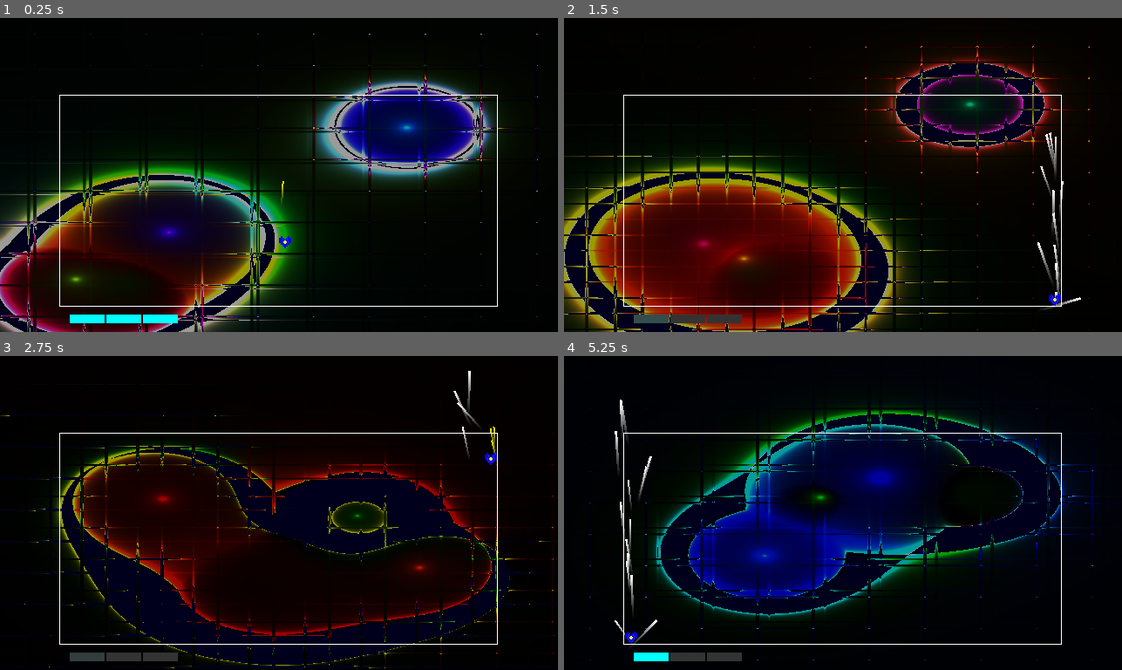
Above: before the commit, frames 1-4 (two rows, left to right).
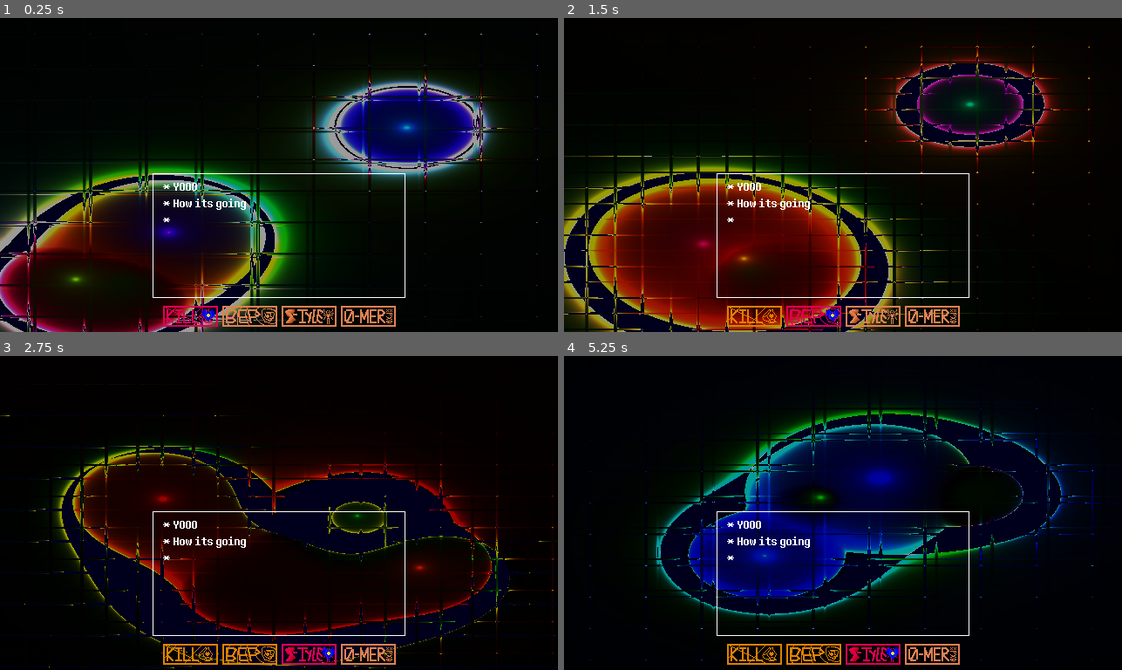
Above: after the commit, the same moments.

Repository: officialErnests/Underkill
Game: Godot game, scene res://Scenes/FIGHT.tscn
Two runs of this game, one before a commit and one after it. Both use one fixed random seed, a clock stepped at 60 frames per second and the inputs below.
Inputs:
- Up to frame 1 (0.25 s): no input
- Up to frame 2 (1.5 s): hold D (Right) 0.53-1.28 s; hold Ctrl (Slide) 0.53-1.28 s; tap Shift (Dash) at 0.6 s; tap Space (Jump) at 0.77, 1.07 s; hold S (Down) from 1.28 s (still down); tap Ctrl (Slide) at 1.35 s
- Up to frame 3 (2.75 s): tap Space (Jump) at 1.52, 1.55, 1.82, 2.1 s; release S (Down) at 2.03 s; hold D (Right) from 2.03 s (still down); tap Shift (Dash) at 2.3 s
- Up to frame 4 (5.25 s): release D (Right) at 2.78 s; hold W (Up) 2.78-3.53 s; tap Shift (Dash) at 2.85, 4.35 s; tap Space (Jump) at 3.02, 3.32, 3.77, 3.8, 4.07, 4.52, 4.82 s; tap Ctrl (Slide) at 3.05 s; hold Ctrl (Slide) 3.53-4.28 s; hold A (Left) 3.53-5.03 s; hold S (Down) from 5.03 s (still down); hold Ctrl (Slide) from 5.03 s (still down)

The runs differ from the first frame. In frame 1, 3.0% of the frame differs, in the area x 10-90%, y 24-99%; in frame 2, 3.5%; in frame 3, 3.2%; in frame 4, 3.5%, in the area x 9-90%, y 13-99%.
Error after the commit: Invalid assignment of property or key 'Text' with value of type 'String' on a base object of type 'Label'. (res://Scenes/FightManager.gd:47)

Commit message:
Created some menu souce

Diff:
--- a/Assets/Cages/Cage.gd
+++ b/Assets/Cages/Cage.gd
@@ -6,6 +6,12 @@
 const lineSize = 1
 
 func _ready() -> void:
+	SizeChange()
+
+func _process(_delta: float) -> void:
+	SizeChange()
+
+func SizeChange() -> void:
 	$Line2D.points[0] = Vector2(CagePosition.x - CageSize.x/2 - lineSize, CagePosition.y - CageSize.y/2 - lineSize)
 	$Line2D.points[1] = Vector2(CagePosition.x + CageSize.x/2 + lineSize, CagePosition.y - CageSize.y/2 - lineSize)
 	$Line2D.points[2] = Vector2(CagePosition.x + CageSize.x/2 + lineSize, CagePosition.y + CageSize.y/2 + lineSize)
@@ -18,6 +24,3 @@
 	$Left/CS.shape.b = Vector2(0, CageSize.y)
 	$Top/CS.shape.b = Vector2(CageSize.x, 0)
 	$Bottom/CS.shape.b = Vector2(CageSize.x, 0)
-	#$Line2D.points[1] = $Left.position
-	#$Line2D.points[2] = $Top.position
-	#$Line2D.points[3] = $Bottom.position
--- a/Assets/Cages/cage.tscn
+++ b/Assets/Cages/cage.tscn
@@ -34,36 +34,6 @@
 
 [node name="Bottom" type="AnimatableBody2D" parent="."]
 
-[node name="Control" type="Control" parent="Bottom"]
-layout_mode = 3
-anchors_preset = 0
-offset_right = 640.0
-offset_bottom = 360.0
-
-[node name="Dash1" type="ColorRect" parent="Bottom/Control"]
-layout_mode = 0
-offset_left = 10.0
-offset_top = 10.0
-offset_right = 50.0
-offset_bottom = 20.0
-color = Color(0, 1, 1, 1)
-
-[node name="Dash2" type="ColorRect" parent="Bottom/Control"]
-layout_mode = 0
-offset_left = 52.0
-offset_top = 10.0
-offset_right = 92.0
-offset_bottom = 20.0
-color = Color(0, 1, 1, 1)
-
-[node name="Dash3" type="ColorRect" parent="Bottom/Control"]
-layout_mode = 0
-offset_left = 94.0
-offset_top = 10.0
-offset_right = 134.0
-offset_bottom = 20.0
-color = Color(0, 1, 1, 1)
-
 [node name="CS" type="CollisionShape2D" parent="Bottom"]
 shape = SubResource("SegmentShape2D_ssx45")
 
--- /dev/null
+++ b/Assets/Charecters/Enemies/Enemies.json
@@ -0,0 +1,17 @@
+{
+    "Filfth" : {
+        "Health" : 0.5,
+        "Damage" : 1.5,
+        "Sprite" : null,
+        "Intro" : [
+            "|| jumps in!"
+        ],
+        "Interactions" : {
+            "Check" : [
+                "|| - ATK ||Damage HP ||Health",
+                "Seems hungry, hungry boi",
+                "|| - \"RAGHhhh...\""
+            ]
+        }
+    }
+}
--- a/Scenes/FIGHT.tscn
+++ b/Scenes/FIGHT.tscn
@@ -1,13 +1,20 @@
-[gd_scene load_steps=5 format=3 uid="uid://duumy4wts4l7d"]
+[gd_scene load_steps=11 format=3 uid="uid://duumy4wts4l7d"]
 
+[ext_resource type="Script" uid="uid://ciibd7fewfxj6" path="res://Scenes/FightManager.gd" id="1_25nby"]
 [ext_resource type="Shader" uid="uid://cppw8snjx3sqy" path="res://Shaders/BG.gdshader" id="2_ksuxo"]
 [ext_resource type="PackedScene" uid="uid://hh88t1tvx72q" path="res://Assets/Charecters/Player/Player.tscn" id="2_yp62b"]
+[ext_resource type="Texture2D" uid="uid://dlsx4nye2kxik" path="res://Assets/Charecters/Player/KILL.png" id="3_cxacv"]
 [ext_resource type="PackedScene" uid="uid://dgx6315w71rys" path="res://Assets/Cages/cage.tscn" id="3_yp62b"]
+[ext_resource type="Texture2D" uid="uid://dxtvh54vkcc0f" path="res://Assets/Charecters/Player/Bep.png" id="4_koqdt"]
+[ext_resource type="Texture2D" uid="uid://dnnq3xult5jwp" path="res://Assets/Charecters/Player/Style.png" id="5_8ri3v"]
+[ext_resource type="Texture2D" uid="uid://ban6gioa6b7ei" path="res://Assets/Charecters/Player/NOMERCY.png" id="6_3gfpi"]
+[ext_resource type="FontFile" uid="uid://cy7d8kual1clx" path="res://Fonts/8bitoperator_jve.ttf" id="7_koqdt"]
 
 [sub_resource type="ShaderMaterial" id="ShaderMaterial_ksuxo"]
 shader = ExtResource("2_ksuxo")
 
 [node name="Fight" type="Node2D"]
+script = ExtResource("1_25nby")
 
 [node name="Camera2D" type="Camera2D" parent="."]
 
@@ -60,12 +67,99 @@
 pivot_offset = Vector2(0.5, 0.5)
 color = Color(0, 0, 0, 0.392157)
 
+[node name="Control" type="Control" parent="Camera2D"]
+layout_mode = 3
+anchors_preset = 0
+offset_right = 640.0
+offset_bottom = 360.0
+
+[node name="Control" type="Control" parent="Camera2D/Control"]
+visible = false
+layout_mode = 1
+anchors_preset = 0
+
+[node name="Dash1" type="ColorRect" parent="Camera2D/Control/Control"]
+layout_mode = 0
+offset_left = 10.0
+offset_top = 10.0
+offset_right = 50.0
+offset_bottom = 20.0
+color = Color(0, 1, 1, 1)
+
+[node name="Dash2" type="ColorRect" parent="Camera2D/Control/Control"]
+layout_mode = 0
+offset_left = 52.0
+offset_top = 10.0
+offset_right = 92.0
+offset_bottom = 20.0
+color = Color(0, 1, 1, 1)
+
+[node name="Dash3" type="ColorRect" parent="Camera2D/Control/Control"]
+layout_mode = 0
+offset_left = 94.0
+offset_top = 10.0
+offset_right = 134.0
+offset_bottom = 20.0
+color = Color(0, 1, 1, 1)
+
+[node name="Control2" type="Control" parent="Camera2D/Control"]
+layout_mode = 1
+anchors_preset = 0
+offset_left = 10.0
+offset_top = 10.0
+offset_right = 10.0
+offset_bottom = 10.0
+
+[node name="Kill" type="TextureRect" parent="Camera2D/Control/Control2"]
+texture_filter = 1
+layout_mode = 0
+offset_right = 40.0
+offset_bottom = 40.0
+texture = ExtResource("3_cxacv")
+stretch_mode = 2
+
+[node name="Bep" type="TextureRect" parent="Camera2D/Control/Control2"]
+texture_filter = 1
+layout_mode = 0
+offset_left = 68.0
+offset_right = 131.0
+offset_bottom = 40.0
+texture = ExtResource("4_koqdt")
+stretch_mode = 2
+
+[node name="Style" type="TextureRect" parent="Camera2D/Control/Control2"]
+texture_filter = 1
+layout_mode = 0
+offset_left = 136.0
+offset_right = 199.0
+offset_bottom = 40.0
+texture = ExtResource("5_8ri3v")
+stretch_mode = 2
+
+[node name="Nomercy" type="TextureRect" parent="Camera2D/Control/Control2"]
+texture_filter = 1
+layout_mode = 0
+offset_left = 204.0
+offset_right = 267.0
+offset_bottom = 40.0
+texture = ExtResource("6_3gfpi")
+stretch_mode = 2
+
+[node name="Text" type="Label" parent="Camera2D"]
+texture_filter = 1
+offset_right = 640.0
+offset_bottom = 360.0
+theme_override_fonts/font = ExtResource("7_koqdt")
+text = "* YOOO
+* How its going
+*"
+
 [node name="CharacterBody2D" parent="." node_paths=PackedStringArray("StageGui") instance=ExtResource("2_yp62b")]
 position = Vector2(0, 50)
-StageGui = NodePath("../Cage/Bottom/Control")
+StageGui = NodePath("../Camera2D/Control")
 
 [node name="Cage" parent="." instance=ExtResource("3_yp62b")]
-CagePosition = Vector2(0, 30)
-CageSize = Vector2(500, 240)
+CagePosition = Vector2(0, 70)
+CageSize = Vector2(287, 140)
 
 [editable path="Cage"]
--- /dev/null
+++ b/Scenes/FightManager.gd
@@ -0,0 +1,113 @@
+extends Node2D
+
+var enemies_json_path = "res://Assets//Charecters//Enemies//Enemies.json"
+
+var enemies_json: Dictionary = {}
+
+var mainControl : Control
+var label : Label
+var cage : Node2D
+var player : CharacterBody2D
+
+enum StageSets {
+	ENEMY_ATTACK,
+	PLAYER_ATTACK,
+	PLAYER_MENU
+}
+
+var DEFAULT_CAGE = [Vector2(0,70),Vector2(287,140)]
+var StageSet = StageSets.PLAYER_MENU
+var LockedIn = false
+
+var OFFSETS = {
+	"Kill" = Vector2(63,20),
+	"Bep" = Vector2(132,20),
+	"SSStyle" = Vector2(200,20),
+	"NOMERCY" = Vector2(224,20)
+}
+
+enum PlayerPos {
+	Kill,
+	Bep,
+	SSStyle,
+	Nomercy
+}
+
+var PlayerSel = PlayerPos.Kill
+
+func _ready() -> void:
+	UnJsonify()
+	print(enemies_json["Filfth"]["Health"])
+
+	mainControl = $Camera2D/Control
+	cage = $Cage
+	label = $Camera2D/Text
+	player = $CharacterBody2D
+
+	label.Text = ""
+
+	cage.CagePosition = DEFAULT_CAGE[0]
+	cage.CageSize = DEFAULT_CAGE[1]
+
+func UnJsonify() -> Dictionary:
+	var file = FileAccess.open(enemies_json_path, FileAccess.READ)
+	var json = file.get_as_text()
+	var jsonObj = JSON.new()
+	jsonObj.parse(json)
+	enemies_json = jsonObj.data
+	return enemies_json
+
+func get_input(_delta) -> void:
+	if not LockedIn:
+		match PlayerSel:
+			PlayerPos.Kill:
+				player.MenuPos = mainControl.position + OFFSETS["Kill"]
+				mainControl.get_child(1).get_child(PlayerSel as int).modulate = Color(1,0,1)
+				if Input.is_action_just_pressed("Left"):
+					mainControl.get_child(1).get_child(PlayerSel as int).modulate = Color(1,1,0)
+					PlayerSel = 3 as PlayerPos
+				if Input.is_action_just_pressed("Right"):
+					mainControl.get_child(1).get_child(PlayerSel as int).modulate = Color(1,1,0)
+					PlayerSel = PlayerSel + 1 as PlayerPos
+			PlayerPos.Bep:
+				player.MenuPos = mainControl.position + OFFSETS["Bep"]
+				mainControl.get_child(1).get_child(PlayerSel as int).modulate = Color(1,0,1)
+				if Input.is_action_just_pressed("Left"):
+					mainControl.get_child(1).get_child(PlayerSel as int).modulate = Color(1,1,0)
+					PlayerSel = PlayerSel - 1 as PlayerPos
+				if Input.is_action_just_pressed("Right"):
+					mainControl.get_child(1).get_child(PlayerSel as int).modulate = Color(1,1,0)
+					PlayerSel = PlayerSel + 1 as PlayerPos
+			PlayerPos.SSStyle:
+				player.MenuPos = mainControl.position + OFFSETS["SSStyle"]
+				mainControl.get_child(1).get_child(PlayerSel as int).modulate = Color(1,0,1)
+				if Input.is_action_just_pressed("Left"):
+					mainControl.get_child(1).get_child(PlayerSel as int).modulate = Color(1,1,0)
+					PlayerSel = PlayerSel - 1 as PlayerPos
+				if Input.is_action_just_pressed("Right"):
+					mainControl.get_child(1).get_child(PlayerSel as int).modulate = Color(1,1,0)
+					PlayerSel = PlayerSel + 1 as PlayerPos
+			PlayerPos.Nomercy:
+				player.MenuPos = mainControl.position + OFFSETS["NOMERCY"]
+				mainControl.get_child(1).get_child(PlayerSel as int).modulate = Color(1,0,1)
+				if Input.is_action_just_pressed("Left"):
+					mainControl.get_child(1).get_child(PlayerSel as int).modulate = Color(1,1,0)
+					PlayerSel = PlayerSel - 1 as PlayerPos
+				if Input.is_action_just_pressed("Right"):
+					mainControl.get_child(1).get_child(PlayerSel as int).modulate = Color(1,1,0)
+					PlayerSel = PlayerSel + 1 as PlayerPos
+			_:
+				PlayerSel = PlayerPos.Kill
+	if not LockedIn:
+		if Input.is_action_just_pressed("Up"):
+			LockedIn = true
+			player.MenuPos += Vector2(0,-10)
+			mainControl.get_child(1).get_child(PlayerSel as int).modulate = Color(0,0,1)
+	if LockedIn and Input.is_action_just_pressed("Down"):
+		LockedIn = false
+
+func _physics_process(delta):
+	if StageSet == StageSets.PLAYER_MENU:
+		get_input(delta)
+	mainControl.position = cage.CagePosition - cage.CageSize / 2 * Vector2(1,-1)
+	label.position = cage.CagePosition - cage.CageSize / 2 + Vector2(10,5)
--- a/Scenes/SoulsMovement.gd
+++ b/Scenes/SoulsMovement.gd
@@ -1,4 +1,5 @@
 extends CharacterBody2D
+
 
 var walljumps = 3
 
@@ -27,6 +28,8 @@
 var Invincible = false
 
 @export var StageGui: Control
+@export var PlayerDoge: bool
+@export var MenuPos: Vector2
 
 #betterStates
 enum EnumPlayerStates {AIR,GROUND,WALL}
@@ -199,20 +202,20 @@
 
 	if energy < 3:
 		energy += delta / 10 * 0.7
-		StageGui.get_node("Dash3").color = Color(0.2,max(energy-2,0.4)/2,max(energy-2,0.4)/2)
+		StageGui.get_node("Control").get_node("Dash3").color = Color(0.2,max(energy-2,0.4)/2,max(energy-2,0.4)/2)
 		if energy < 2:
-			StageGui.get_node("Dash2").color = Color(0.2,max(energy-1,0.4)/2,max(energy-1,0.4)/2)
-		else:
-			StageGui.get_node("Dash2").color = Color(0,1,1)
+			StageGui.get_node("Control").get_node("Dash2").color = Color(0.2,max(energy-1,0.4)/2,max(energy-1,0.4)/2)
+		else:
+			StageGui.get_node("Control").get_node("Dash2").color = Color(0,1,1)
 		if energy < 1:
-			StageGui.get_node("Dash1").color = Color(0.2,max(energy-0,0.4)/2,max(energy-0,0.4)/2)
-		else:
-			StageGui.get_node("Dash1").color = Color(0,1,1)
+			StageGui.get_node("Control").get_node("Dash1").color = Color(0.2,max(energy-0,0.4)/2,max(energy-0,0.4)/2)
+		else:
+			StageGui.get_node("Control").get_node("Dash1").color = Color(0,1,1)
 	else:
 		energy = 3
-		StageGui.get_node("Dash1").color = Color(0,1,1)
-		StageGui.get_node("Dash2").color = Color(0,1,1)
-		StageGui.get_node("Dash3").color = Color(0,1,1)
+		StageGui.get_node("Control").get_node("Dash1").color = Color(0,1,1)
+		StageGui.get_node("Control").get_node("Dash2").color = Color(0,1,1)
+		StageGui.get_node("Control").get_node("Dash3").color = Color(0,1,1)
 
 
 	if is_on_floor():
@@ -336,81 +339,14 @@
 	else:
 		$Slide.emitting = false
 
-	if true:
-		return
-
-	if Input.is_action_pressed("Slide"):
-		Sliding = true
-	else:
-		Sliding = false
-
-	if Sliding:
-		if Airborne:
-			$Slide.emitting = true
-			CanMove = false
-			$CollisionPolygon2D.scale.y = 1
-		else:
-			$Slide.emitting = true
-			CanMove = false
-			$CollisionPolygon2D.scale.y = 1
-
-
-	if Dashing:
-		if dashingTime > 0:
-			dashingTime -= delta/10
-			$CollisionPolygon2D.scale.y = 1
-			velocity = Vector2(DASH_SPEED * lastDirection,0)
-			Invincible = true
-
-	if GroundSlam:
-		if Dashing:
-			# GroundSlam = false
-			JumpStorage = false
-			groundDistance = 0
-
-	if Airborne:
-		pass
-	else:
-		wallSlideSpeed = 0.1
+func _physics_process(delta):
+	if PlayerDoge:
+		get_input(delta)
+		move_and_slide()
+	else:
+		PlrMovement = EnumPlrMovement.AIRBORNE
+		CurentPlayersState = EnumPlayerStates.AIR
 		$Slide.emitting = false
-		walljumps = 3
-
-		if Input.is_action_just_pressed("Jump"):
-			velocity.y = -JUMP_HEIGHT
-			#JumpStorage
-			if Time.get_ticks_msec() - timeSinceLastGroundpund < 200:
-				velocity.y -= groundDistance * 100
-
-	if GroundSlam:
-		if not JumpStorage:
-			CanMove = false
-			velocity.y = GROUNDSLAM_SPEED
-		if JumpStorage:
-			groundDistance = 4
-		else:
-			groundDistance += delta
-			groundDistance = min(groundDistance, 4)
-
-	#wallthingies
-	if OnWall and Airborne:
-		#walljump
-			#JumpStorage
-		if GroundSlam:
-			JumpStorage = true
-		else:
-			#when going down a wall
-			if velocity.y > 0:
-				#GroundSlam for wall going down
-				if GroundSlam and not JumpStorage:
-					velocity.y = GROUNDSLAM_SPEED
-			else:
-				#wall GRAVITY if player moving up the wall
-				$Slide.emitting = false
-				#GroundSlam
-				if GroundSlam and not JumpStorage:
-					velocity.y = GROUNDSLAM_SPEED
-	#Dashing
-
-func _physics_process(delta):
-	get_input(delta)
-	move_and_slide()
+		$Slide2.emitting = false
+		scale = Vector2(1,1)
+		position = MenuPos
Binary file added: Assets/Charecters/Player/Bep.png
Not shown, added: Assets/Charecters/Player/Bep.png.import
Binary file added: Assets/Charecters/Player/KILL.png
Not shown, added: Assets/Charecters/Player/KILL.png.import
Binary file added: Assets/Charecters/Player/NOMERCY.png
Not shown, added: Assets/Charecters/Player/NOMERCY.png.import
Binary file added: Assets/Charecters/Player/Style.png
Not shown, added: Assets/Charecters/Player/Style.png.import
Binary file added: Fonts/8bitoperator_jve.ttf
Not shown, added: Fonts/8bitoperator_jve.ttf.import
Not shown, added: Scenes/FightManager.gd.uid
Not shown, changed: export_presets.cfg
(and 1 more such lines)
